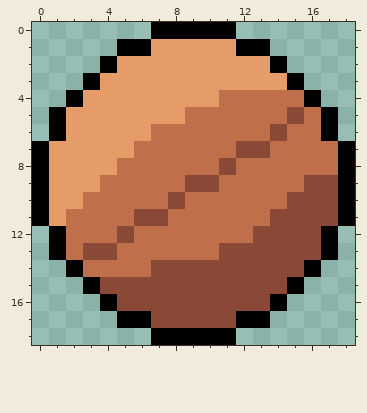
Pixel-art sprite -- assets/export-ball.png. The first picture shows the starting point.
The file is 19x19 pixels.
And afterwards:
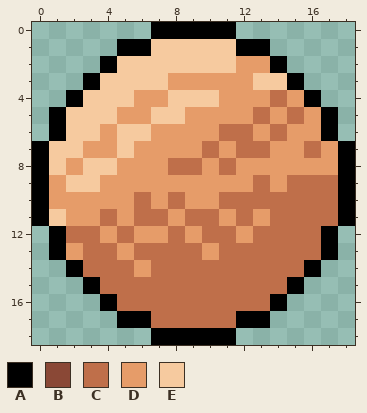
Palette (. is transparent): A #000000  B #8a4836  C #bf6f4a  D #e69c69  E #f6ca9f
The exact change:
@@ x 0..18 @@
  0 .......AAAAA.......
- 1 .....AADDDDDAA.....
- 2 ....ADDDDDDDDDA....
- 3 ...ADDDDDDDDDDDA...
- 4 ..ADDDDDDDDCCCCCA..
- 5 .ADDDDDDDCCCCCCBCA.
- 6 .ADDDDDCCCCCCCBCCA.
- 7 ADDDDDCCCCCCBBCCCCA
- 8 ADDDDCCCCCCBCCCCCCA
- 9 ADDDCCCCCBBCCCCCBBA
-10 ADDCCCCCBCCCCCCBBBA
-11 ADCCCCBBCCCCCCBBBBA
-12 .ACCCBCCCCCCCBBBBA.
-13 .ACBBCCCCCCBBBBBBA.
-14 ..ACCCCBBBBBBBBBA..
-15 ...ABBBBBBBBBBBA...
-16 ....ABBBBBBBBBA....
-17 .....AABBBBBAA.....
+ 1 .....AAEEEEEAA.....
+ 2 ....AEEEEEEEDDA....
+ 3 ...AEEEEDDDDDEEA...
+ 4 ..AEEEDDEEEDDDCDA..
+ 5 .AEEEDDEEDDDDCDCDA.
+ 6 .AEEDEEDDDDCCDCDDA.
+ 7 AEEDDEDDDDCDCCDDCDA
+ 8 AEDEEDDDCCDCDDDDDDA
+ 9 ADEEDDDDDDDDDCDCCCA
+10 ADDDDDCDCDDCCCCCCCA
+11 AEDDCDCCDCCDCDCCCCA
+12 .ACCDCDDCDCCDCCCCA.
+13 .ADCCDCCCCDCCCCCCA.
+14 ..ACCCDCCCCCCCCCA..
+15 ...ACCCCCCCCCCCA...
+16 ....ACCCCCCCCCA....
+17 .....AACCCCCAA.....
 18 .......AAAAA.......
